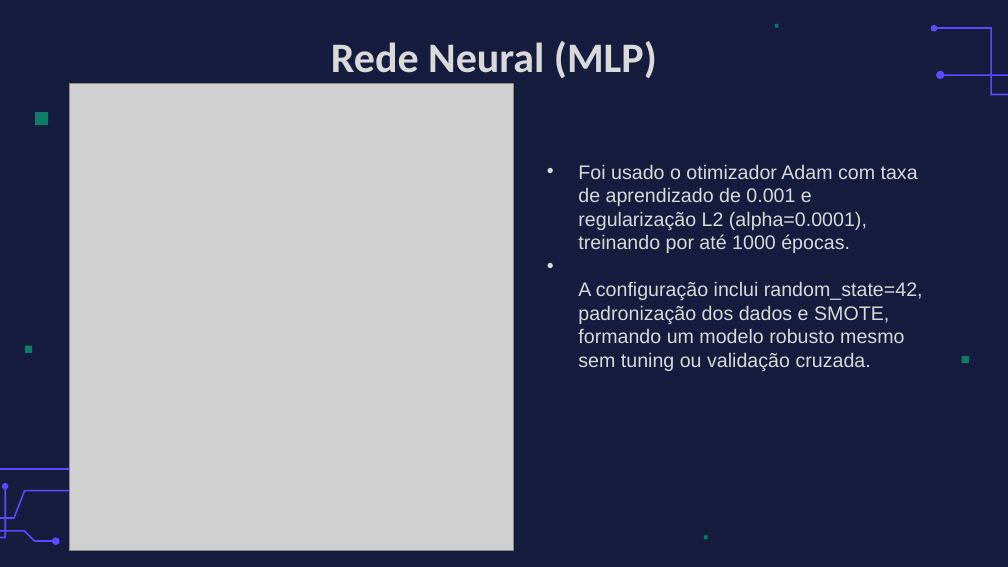
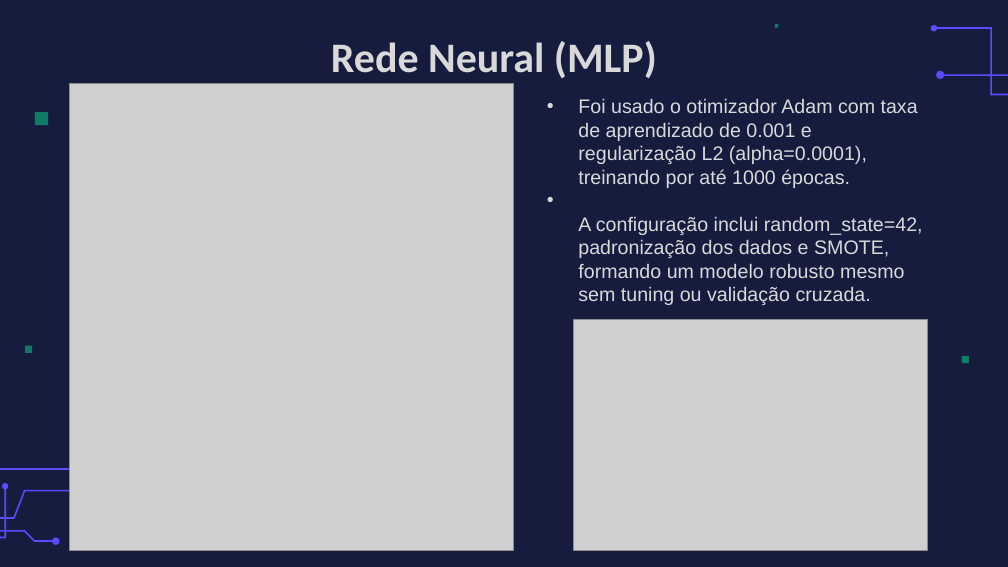
Before and after one commit to VMartins2106/Projeto_A3_IA_USJT, a slide deck: slide 20 of A3_AI.pptx (slide 21 before the commit). Drawn at 1008x567 pixels with LibreOffice and Linux fonts; fonts in the diff are those of the drawing; grey boxes stand for pictures; background and template pictures are left out. Boxes give left, top, right and bottom in pixels: in the first picture for what was removed or moved away, otherwise in the second. Text is boxed around its words. In the diff, an @@ line names an element or a change of style, - is before the commit and + after.

```diff
--- a/A3_AI.pptx
+++ b/A3_AI.pptx
@@ text "Foi usado o otimizador Adam ...": place and size @@
-text "Foi usado o otimizador Adam ..." at bbox=[578, 164, 923, 371]
+text "Foi usado o otimizador Adam ..." at bbox=[578, 98, 923, 305]
@@ picture added at bbox=[574, 320, 928, 550] @@
@@ freeform shape removed at bbox=[704, 535, 708, 539] @@
```
Also in this commit, not shown: 6 other slides changed, 2 slides removed.
